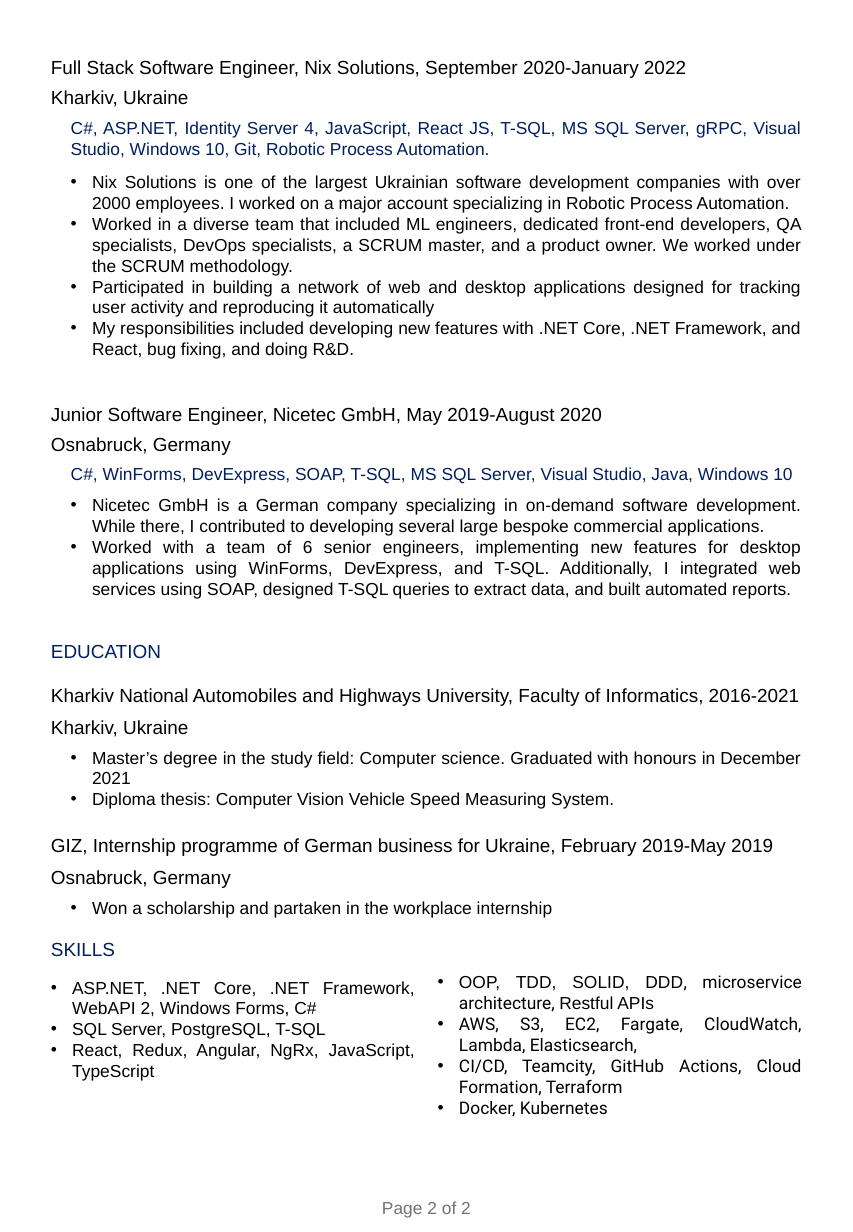
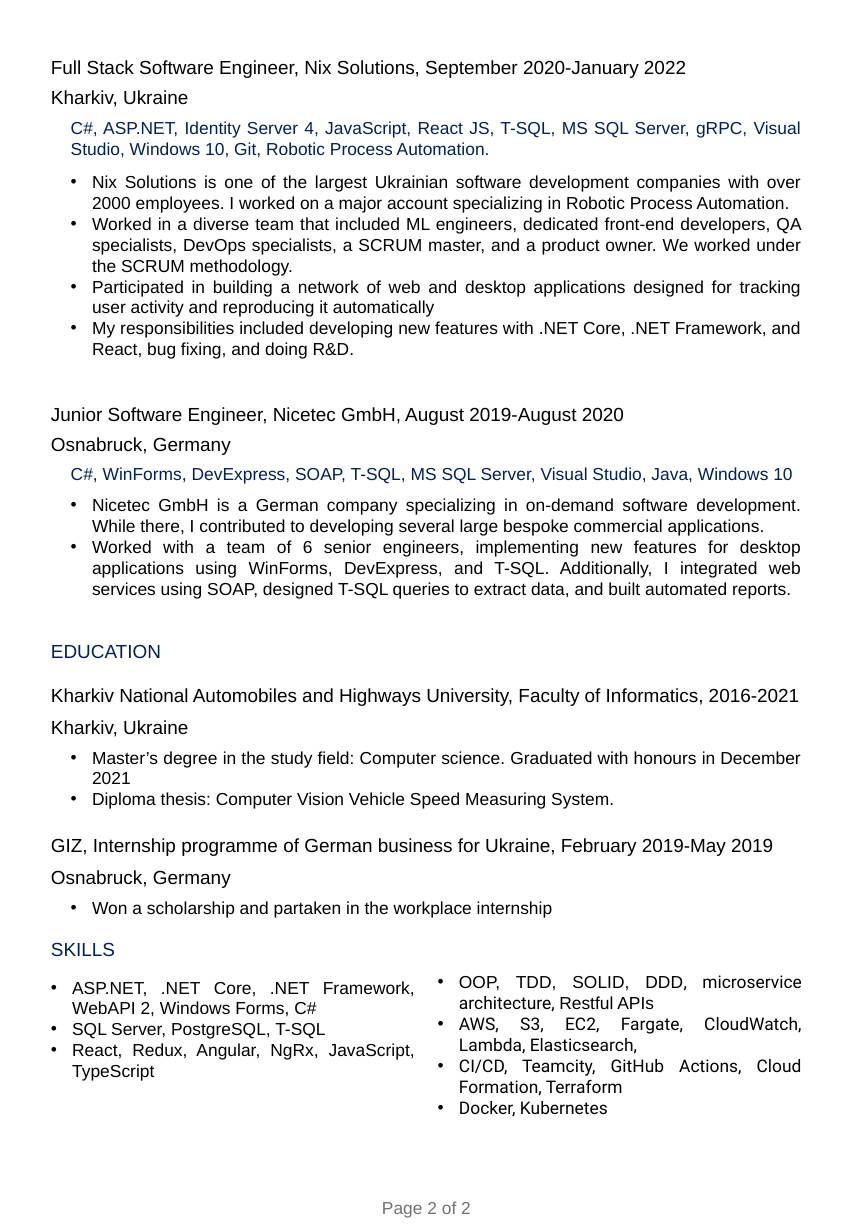
Before and after one commit to khamzakhamzakhamza/cv, a slide deck: slide 2 of Illia Khamza CV 2024.pptx. Drawn at 853x1232 pixels with LibreOffice and Linux fonts; fonts in the diff are those of the drawing. Boxes give left, top, right and bottom in pixels: in the first picture for what was removed or moved away, otherwise in the second. Text is boxed around its words. In the diff, an @@ line names an element or a change of style, - is before the commit and + after.

```diff
--- a/Illia Khamza CV 2024.pptx
+++ b/Illia Khamza CV 2024.pptx
@@ text at bbox=[51, 407, 624, 425]: text changed @@
-Junior Software Engineer, Nicetec GmbH, May 2019-August 2020
+Junior Software Engineer, Nicetec GmbH, August 2019-August 2020
```
Also in this commit, not shown: 1 other file.
